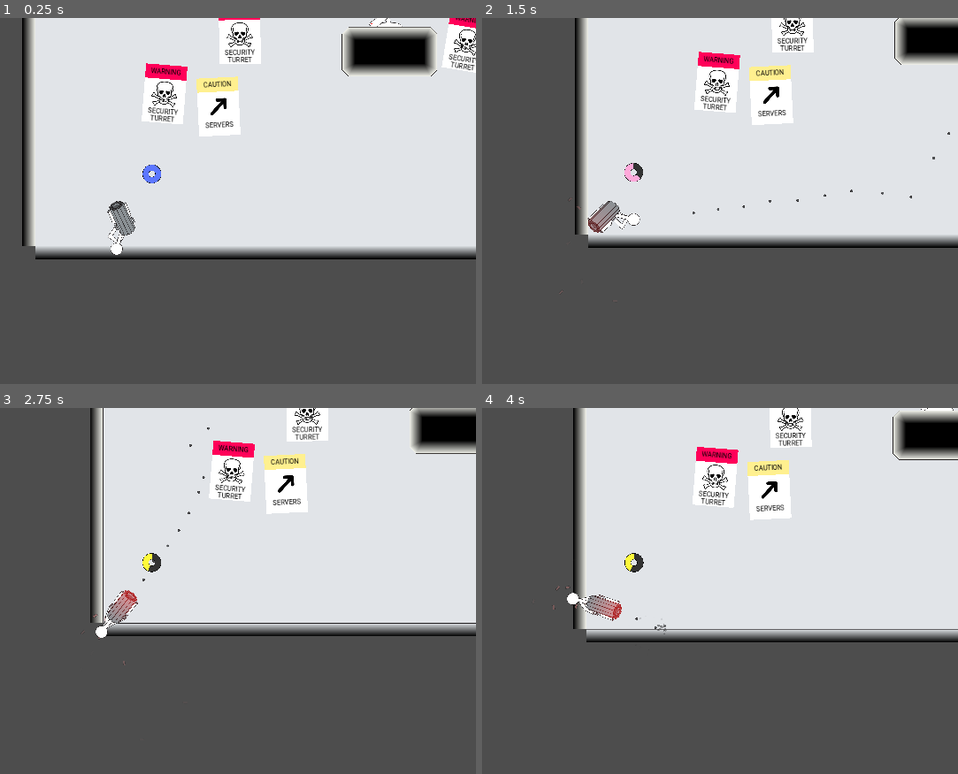
Above: before the commit, frames 1-4 (two rows, left to right).
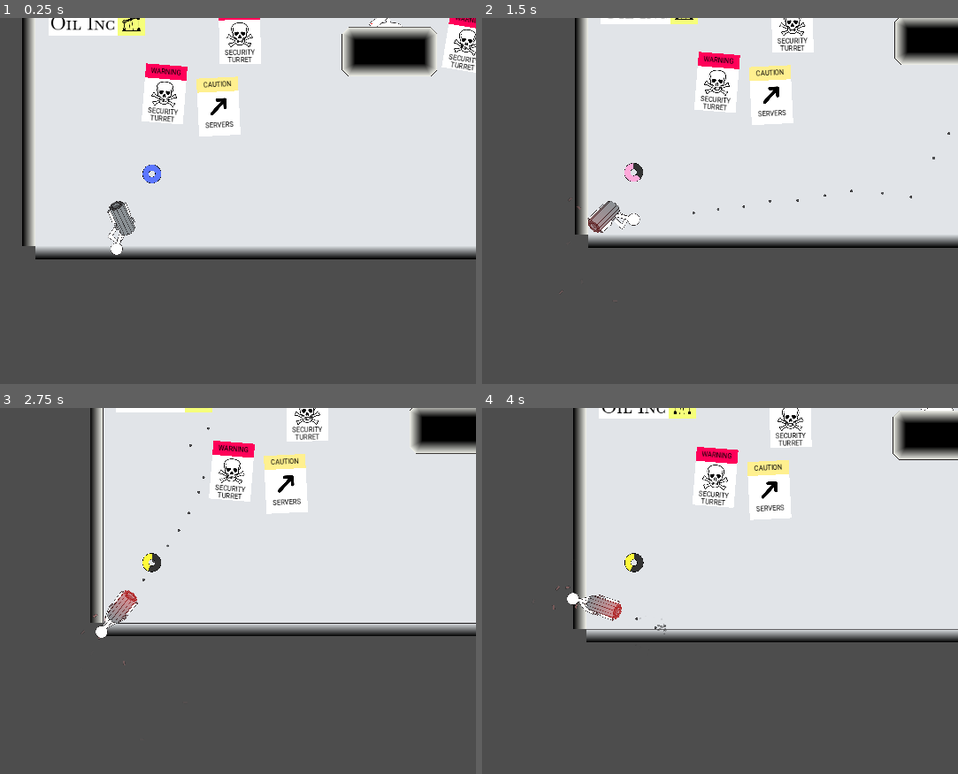
Above: after the commit, the same moments.

Repository: SmallConfusion/The-Gatler
Game: Godot game, scene res://scenes/levels/level_2.tscn
Same seed, same stepped clock (60 frames per second), same inputs: the game is played once before the commit and once after it. This scene is started directly instead of the project's main scene. The engine's default icon, where the game draws it, is replaced by a stand-in: a white triangle on a blue panel in a dark square. Sound files missing from this copy of the repository are replaced by a short silence.
Inputs (mouse positions are in pixels of both pictures, inside the frame that each line leads up to):
- Up to frame 1 (0.25 s): no input
- Up to frame 2 (1.5 s): move the mouse to (758, 197) at 0.52 s; press the mouse at (758, 197) at 0.53 s; move the mouse to (outside the picture) at 1.27 s; release the mouse at (outside the picture) at 1.28 s; click (outside the picture) at 1.35 s
- Up to frame 3 (2.75 s): move the mouse to (195, 517) at 2.02 s; press the mouse at (195, 517) at 2.03 s
- Up to frame 4 (4 s): move the mouse to (567, 686) at 2.77 s; release the mouse at (567, 686) at 2.78 s; click (567, 686) at 2.85 s; move the mouse to (815, 667) at 3.52 s; press the mouse at (815, 667) at 3.53 s

The runs differ from the first frame. In frame 1, 0.9% of the frame differs, in the area x 10-31%, y 0-5%; in frame 2, 0.3%; in frame 3, 0.2%; in frame 4, 0.6%.

Commit message:
Added oil inc poster

Diff:
--- a/src/scenes/levels/level_1.tscn
+++ b/src/scenes/levels/level_1.tscn
@@ -13,6 +13,7 @@
 [ext_resource type="PackedScene" uid="uid://4bw6yya3pyya" path="res://scenes/posters/warning_turret.tscn" id="11_v8m6e"]
 [ext_resource type="PackedScene" uid="uid://bwd68e7cawt2l" path="res://scenes/posters/servers.tscn" id="12_6nk0n"]
 [ext_resource type="FontFile" uid="uid://dsw6l3evyfltv" path="res://theme/fonts/ComicSans.ttf" id="12_a5g43"]
+[ext_resource type="PackedScene" uid="uid://bgon6e4kxahyh" path="res://scenes/oil_inc_poster.tscn" id="14_ofn04"]
 
 [sub_resource type="ShaderMaterial" id="ShaderMaterial_5qiua"]
 resource_local_to_scene = true
@@ -306,6 +307,8 @@
 position = Vector2(3113, -601)
 rotation = 0.0258624
 
+[node name="OilIncPoster" parent="." instance=ExtResource("14_ofn04")]
+
 [connection signal="killed" from="Servers/Death" to="FinishLevel" method="finish_level"]
 
 [editable path="Servers"]
--- a/src/scenes/levels/level_2.tscn
+++ b/src/scenes/levels/level_2.tscn
@@ -11,6 +11,7 @@
 [ext_resource type="PackedScene" uid="uid://jcoirmpjxq71" path="res://scenes/posters/direction_indicator.tscn" id="9_cx7hq"]
 [ext_resource type="PackedScene" uid="uid://4bw6yya3pyya" path="res://scenes/posters/warning_turret.tscn" id="10_iyyb8"]
 [ext_resource type="PackedScene" uid="uid://bwd68e7cawt2l" path="res://scenes/posters/servers.tscn" id="11_1lt5b"]
+[ext_resource type="PackedScene" uid="uid://bgon6e4kxahyh" path="res://scenes/oil_inc_poster.tscn" id="12_bclh2"]
 
 [sub_resource type="ShaderMaterial" id="ShaderMaterial_5qiua"]
 resource_local_to_scene = true
@@ -211,6 +212,9 @@
 
 [node name="Player" parent="." instance=ExtResource("1_gsxx8")]
 
+[node name="OilIncPoster" parent="." instance=ExtResource("12_bclh2")]
+position = Vector2(-169, -493)
+
 [connection signal="killed" from="Servers/Death" to="FinishLevel" method="finish_level"]
 
 [editable path="Servers"]
--- a/src/scenes/levels/level_3.tscn
+++ b/src/scenes/levels/level_3.tscn
@@ -31,6 +31,7 @@
 [ext_resource type="Script" path="res://scripts/components/screen_shake.gd" id="25_kgcmf"]
 [ext_resource type="Script" path="res://scripts/components/innocent_kill.gd" id="28_7ysjh"]
 [ext_resource type="PackedScene" uid="uid://bwgkcfmr5cutu" path="res://scenes/objects/enemies/cannon.tscn" id="30_lkucn"]
+[ext_resource type="PackedScene" uid="uid://bgon6e4kxahyh" path="res://scenes/oil_inc_poster.tscn" id="32_wr5f5"]
 
 [sub_resource type="ShaderMaterial" id="ShaderMaterial_5qiua"]
 resource_local_to_scene = true
@@ -580,14 +581,12 @@
 scale = Vector2(0.300001, 0.300001)
 rest = Transform2D(0.3, 0, 0, 0.3, 0, 65)
 editor_settings/show_bone_gizmo = false
-metadata/_local_pose_override_enabled_ = true
 
 [node name="UpperSpineBone2D" type="Bone2D" parent="Innocent/Skeleton2D/LowerSpineBone2D"]
 position = Vector2(0, -86.6667)
 rotation = -3.14159
 rest = Transform2D(-1, -4.44253e-06, 4.44253e-06, -1, 0, -86.6667)
 editor_settings/show_bone_gizmo = false
-metadata/_local_pose_override_enabled_ = true
 
 [node name="HeadBone2D" type="Bone2D" parent="Innocent/Skeleton2D/LowerSpineBone2D/UpperSpineBone2D"]
 position = Vector2(1.35896e-05, 90)
@@ -597,7 +596,6 @@
 length = 80.0
 bone_angle = -90.0
 editor_settings/show_bone_gizmo = false
-metadata/_local_pose_override_enabled_ = true
 
 [node name="Head" type="Sprite2D" parent="Innocent/Skeleton2D/LowerSpineBone2D/UpperSpineBone2D/HeadBone2D"]
 z_index = 1
@@ -609,7 +607,6 @@
 rotation = -2.07223
 rest = Transform2D(-0.707104, -0.707109, 0.707109, -0.707104, -0.256619, 76.1606)
 editor_settings/show_bone_gizmo = false
-metadata/_local_pose_override_enabled_ = true
 
 [node name="RightUpperArm" type="Sprite2D" parent="Innocent/Skeleton2D/LowerSpineBone2D/UpperSpineBone2D/RightUpperArmBone2D"]
 z_index = 2
@@ -624,7 +621,6 @@
 length = 90.0
 bone_angle = -90.0
 editor_settings/show_bone_gizmo = false
-metadata/_local_pose_override_enabled_ = true
 
 [node name="RightForearm" type="Sprite2D" parent="Innocent/Skeleton2D/LowerSpineBone2D/UpperSpineBone2D/RightUpperArmBone2D/RightForearmBone2D"]
 z_index = 2
@@ -636,7 +632,6 @@
 rotation = 2.0247
 rest = Transform2D(-0.707104, 0.70711, -0.70711, -0.707104, -0.256619, 76.1606)
 editor_settings/show_bone_gizmo = false
-metadata/_local_pose_override_enabled_ = true
 
 [node name="LeftUpperArm" type="Sprite2D" parent="Innocent/Skeleton2D/LowerSpineBone2D/UpperSpineBone2D/LeftUpperArmBone2D"]
 texture = ExtResource("11_0i5bo")
@@ -650,7 +645,6 @@
 length = 90.0
 bone_angle = 270.0
 editor_settings/show_bone_gizmo = false
-metadata/_local_pose_override_enabled_ = true
 
 [node name="LeftForearm" type="Sprite2D" parent="Innocent/Skeleton2D/LowerSpineBone2D/UpperSpineBone2D/LeftUpperArmBone2D/LeftForearmBone2D"]
 texture = ExtResource("12_ogji8")
@@ -665,7 +659,6 @@
 rotation = -0.785398
 rest = Transform2D(0.707107, -0.707107, 0.707107, 0.707107, 0.256631, -6.16057)
 editor_settings/show_bone_gizmo = false
-metadata/_local_pose_override_enabled_ = true
 
 [node name="LeftThigh" type="Sprite2D" parent="Innocent/Skeleton2D/LowerSpineBone2D/LeftThighBone2D"]
 texture = ExtResource("11_0i5bo")
@@ -679,7 +672,6 @@
 length = 90.0
 bone_angle = 270.0
 editor_settings/show_bone_gizmo = false
-metadata/_local_pose_override_enabled_ = true
 
 [node name="LeftLowerLeg" type="Sprite2D" parent="Innocent/Skeleton2D/LowerSpineBone2D/LeftThighBone2D/LeftLowerLegBone2D"]
 texture = ExtResource("12_ogji8")
@@ -690,7 +682,6 @@
 rotation = 0.785398
 rest = Transform2D(0.707107, 0.707107, -0.707107, 0.707107, 0.256631, -6.16057)
 editor_settings/show_bone_gizmo = false
-metadata/_local_pose_override_enabled_ = true
 
 [node name="RightThigh" type="Sprite2D" parent="Innocent/Skeleton2D/LowerSpineBone2D/RightThighBone2D"]
 z_index = 1
@@ -705,7 +696,6 @@
 length = 90.0
 bone_angle = -90.0
 editor_settings/show_bone_gizmo = false
-metadata/_local_pose_override_enabled_ = true
 
 [node name="RightLowerLeg" type="Sprite2D" parent="Innocent/Skeleton2D/LowerSpineBone2D/RightThighBone2D/RightLowerLegBone2D"]
 z_index = 1
@@ -813,14 +803,12 @@
 scale = Vector2(0.300001, 0.300001)
 rest = Transform2D(0.3, 0, 0, 0.3, 0, 65)
 editor_settings/show_bone_gizmo = false
-metadata/_local_pose_override_enabled_ = true
 
 [node name="UpperSpineBone2D" type="Bone2D" parent="Innocent2/Skeleton2D/LowerSpineBone2D"]
 position = Vector2(0, -86.6667)
 rotation = -3.14159
 rest = Transform2D(-1, -4.44253e-06, 4.44253e-06, -1, 0, -86.6667)
 editor_settings/show_bone_gizmo = false
-metadata/_local_pose_override_enabled_ = true
 
 [node name="HeadBone2D" type="Bone2D" parent="Innocent2/Skeleton2D/LowerSpineBone2D/UpperSpineBone2D"]
 position = Vector2(1.35896e-05, 90)
@@ -830,7 +818,6 @@
 length = 80.0
 bone_angle = -90.0
 editor_settings/show_bone_gizmo = false
-metadata/_local_pose_override_enabled_ = true
 
 [node name="Head" type="Sprite2D" parent="Innocent2/Skeleton2D/LowerSpineBone2D/UpperSpineBone2D/HeadBone2D"]
 z_index = 1
@@ -842,7 +829,6 @@
 rotation = -2.07223
 rest = Transform2D(-0.707104, -0.707109, 0.707109, -0.707104, -0.256619, 76.1606)
 editor_settings/show_bone_gizmo = false
-metadata/_local_pose_override_enabled_ = true
 
 [node name="RightUpperArm" type="Sprite2D" parent="Innocent2/Skeleton2D/LowerSpineBone2D/UpperSpineBone2D/RightUpperArmBone2D"]
 z_index = 2
@@ -857,7 +843,6 @@
 length = 90.0
 bone_angle = -90.0
 editor_settings/show_bone_gizmo = false
-metadata/_local_pose_override_enabled_ = true
 
 [node name="RightForearm" type="Sprite2D" parent="Innocent2/Skeleton2D/LowerSpineBone2D/UpperSpineBone2D/RightUpperArmBone2D/RightForearmBone2D"]
 z_index = 2
@@ -869,7 +854,6 @@
 rotation = 2.0247
 rest = Transform2D(-0.707104, 0.70711, -0.70711, -0.707104, -0.256619, 76.1606)
 editor_settings/show_bone_gizmo = false
-metadata/_local_pose_override_enabled_ = true
 
 [node name="LeftUpperArm" type="Sprite2D" parent="Innocent2/Skeleton2D/LowerSpineBone2D/UpperSpineBone2D/LeftUpperArmBone2D"]
 texture = ExtResource("11_0i5bo")
@@ -883,7 +867,6 @@
 length = 90.0
 bone_angle = 270.0
 editor_settings/show_bone_gizmo = false
-metadata/_local_pose_override_enabled_ = true
 
 [node name="LeftForearm" type="Sprite2D" parent="Innocent2/Skeleton2D/LowerSpineBone2D/UpperSpineBone2D/LeftUpperArmBone2D/LeftForearmBone2D"]
 texture = ExtResource("12_ogji8")
@@ -898,7 +881,6 @@
 rotation = -0.785398
 rest = Transform2D(0.707107, -0.707107, 0.707107, 0.707107, 0.256631, -6.16057)
 editor_settings/show_bone_gizmo = false
-metadata/_local_pose_override_enabled_ = true
 
 [node name="LeftThigh" type="Sprite2D" parent="Innocent2/Skeleton2D/LowerSpineBone2D/LeftThighBone2D"]
 texture = ExtResource("11_0i5bo")
@@ -912,7 +894,6 @@
 length = 90.0
 bone_angle = 270.0
 editor_settings/show_bone_gizmo = false
-metadata/_local_pose_override_enabled_ = true
 
 [node name="LeftLowerLeg" type="Sprite2D" parent="Innocent2/Skeleton2D/LowerSpineBone2D/LeftThighBone2D/LeftLowerLegBone2D"]
 texture = ExtResource("12_ogji8")
@@ -923,7 +904,6 @@
 rotation = 0.785398
 rest = Transform2D(0.707107, 0.707107, -0.707107, 0.707107, 0.256631, -6.16057)
 editor_settings/show_bone_gizmo = false
-metadata/_local_pose_override_enabled_ = true
 
 [node name="RightThigh" type="Sprite2D" parent="Innocent2/Skeleton2D/LowerSpineBone2D/RightThighBone2D"]
 z_index = 1
@@ -938,7 +918,6 @@
 length = 90.0
 bone_angle = -90.0
 editor_settings/show_bone_gizmo = false
-metadata/_local_pose_override_enabled_ = true
 
 [node name="RightLowerLeg" type="Sprite2D" parent="Innocent2/Skeleton2D/LowerSpineBone2D/RightThighBone2D/RightLowerLegBone2D"]
 z_index = 1
@@ -1046,14 +1025,12 @@
 scale = Vector2(0.300001, 0.300001)
 rest = Transform2D(0.3, 0, 0, 0.3, 0, 65)
 editor_settings/show_bone_gizmo = false
-metadata/_local_pose_override_enabled_ = true
 
 [node name="UpperSpineBone2D" type="Bone2D" parent="Innocent3/Skeleton2D/LowerSpineBone2D"]
 position = Vector2(0, -86.6667)
 rotation = -3.14159
 rest = Transform2D(-1, -4.44253e-06, 4.44253e-06, -1, 0, -86.6667)
 editor_settings/show_bone_gizmo = false
-metadata/_local_pose_override_enabled_ = true
 
 [node name="HeadBone2D" type="Bone2D" parent="Innocent3/Skeleton2D/LowerSpineBone2D/UpperSpineBone2D"]
 position = Vector2(1.35896e-05, 90)
@@ -1063,7 +1040,6 @@
 length = 80.0
 bone_angle = -90.0
 editor_settings/show_bone_gizmo = false
-metadata/_local_pose_override_enabled_ = true
 
 [node name="Head" type="Sprite2D" parent="Innocent3/Skeleton2D/LowerSpineBone2D/UpperSpineBone2D/HeadBone2D"]
 z_index = 1
@@ -1075,7 +1051,6 @@
 rotation = -2.07223
 rest = Transform2D(-0.707104, -0.707109, 0.707109, -0.707104, -0.256619, 76.1606)
 editor_settings/show_bone_gizmo = false
-metadata/_local_pose_override_enabled_ = true
 
 [node name="RightUpperArm" type="Sprite2D" parent="Innocent3/Skeleton2D/LowerSpineBone2D/UpperSpineBone2D/RightUpperArmBone2D"]
 z_index = 2
@@ -1090,7 +1065,6 @@
 length = 90.0
 bone_angle = -90.0
 editor_settings/show_bone_gizmo = false
-metadata/_local_pose_override_enabled_ = true
 
 [node name="RightForearm" type="Sprite2D" parent="Innocent3/Skeleton2D/LowerSpineBone2D/UpperSpineBone2D/RightUpperArmBone2D/RightForearmBone2D"]
 z_index = 2
@@ -1102,7 +1076,6 @@
 rotation = 2.0247
 rest = Transform2D(-0.707104, 0.70711, -0.70711, -0.707104, -0.256619, 76.1606)
 editor_settings/show_bone_gizmo = false
-metadata/_local_pose_override_enabled_ = true
 
 [node name="LeftUpperArm" type="Sprite2D" parent="Innocent3/Skeleton2D/LowerSpineBone2D/UpperSpineBone2D/LeftUpperArmBone2D"]
 texture = ExtResource("11_0i5bo")
@@ -1116,7 +1089,6 @@
 length = 90.0
 bone_angle = 270.0
 editor_settings/show_bone_gizmo = false
-metadata/_local_pose_override_enabled_ = true
 
 [node name="LeftForearm" type="Sprite2D" parent="Innocent3/Skeleton2D/LowerSpineBone2D/UpperSpineBone2D/LeftUpperArmBone2D/LeftForearmBone2D"]
 texture = ExtResource("12_ogji8")
@@ -1131,7 +1103,6 @@
 rotation = -0.785398
 rest = Transform2D(0.707107, -0.707107, 0.707107, 0.707107, 0.256631, -6.16057)
 editor_settings/show_bone_gizmo = false
-metadata/_local_pose_override_enabled_ = true
 
 [node name="LeftThigh" type="Sprite2D" parent="Innocent3/Skeleton2D/LowerSpineBone2D/LeftThighBone2D"]
 texture = ExtResource("11_0i5bo")
@@ -1145,7 +1116,6 @@
 length = 90.0
 bone_angle = 270.0
 editor_settings/show_bone_gizmo = false
-metadata/_local_pose_override_enabled_ = true
 
 [node name="LeftLowerLeg" type="Sprite2D" parent="Innocent3/Skeleton2D/LowerSpineBone2D/LeftThighBone2D/LeftLowerLegBone2D"]
 texture = ExtResource("12_ogji8")
@@ -1156,7 +1126,6 @@
 rotation = 0.785398
 rest = Transform2D(0.707107, 0.707107, -0.707107, 0.707107, 0.256631, -6.16057)
 editor_settings/show_bone_gizmo = false
-metadata/_local_pose_override_enabled_ = true
 
 [node name="RightThigh" type="Sprite2D" parent="Innocent3/Skeleton2D/LowerSpineBone2D/RightThighBone2D"]
 z_index = 1
@@ -1171,7 +1140,6 @@
 length = 90.0
 bone_angle = -90.0
 editor_settings/show_bone_gizmo = false
-metadata/_local_pose_override_enabled_ = true
 
 [node name="RightLowerLeg" type="Sprite2D" parent="Innocent3/Skeleton2D/LowerSpineBone2D/RightThighBone2D/RightLowerLegBone2D"]
 z_index = 1
@@ -1279,14 +1247,12 @@
 scale = Vector2(0.300001, 0.300001)
 rest = Transform2D(0.3, 0, 0, 0.3, 0, 65)
 editor_settings/show_bone_gizmo = false
-metadata/_local_pose_override_enabled_ = true
 
 [node name="UpperSpineBone2D" type="Bone2D" parent="Innocent4/Skeleton2D/LowerSpineBone2D"]
 position = Vector2(0, -86.6667)
 rotation = -3.14159
 rest = Transform2D(-1, -4.44253e-06, 4.44253e-06, -1, 0, -86.6667)
 editor_settings/show_bone_gizmo = false
-metadata/_local_pose_override_enabled_ = true
 
 [node name="HeadBone2D" type="Bone2D" parent="Innocent4/Skeleton2D/LowerSpineBone2D/UpperSpineBone2D"]
 position = Vector2(1.35896e-05, 90)
@@ -1296,7 +1262,6 @@
 length = 80.0
 bone_angle = -90.0
 editor_settings/show_bone_gizmo = false
-metadata/_local_pose_override_enabled_ = true
 
 [node name="Head" type="Sprite2D" parent="Innocent4/Skeleton2D/LowerSpineBone2D/UpperSpineBone2D/HeadBone2D"]
 z_index = 1
@@ -1308,7 +1273,6 @@
 rotation = -2.07223
 rest = Transform2D(-0.707104, -0.707109, 0.707109, -0.707104, -0.256619, 76.1606)
 editor_settings/show_bone_gizmo = false
-metadata/_local_pose_override_enabled_ = true
 
 [node name="RightUpperArm" type="Sprite2D" parent="Innocent4/Skeleton2D/LowerSpineBone2D/UpperSpineBone2D/RightUpperArmBone2D"]
 z_index = 2
@@ -1323,7 +1287,6 @@
 length = 90.0
 bone_angle = -90.0
 editor_settings/show_bone_gizmo = false
-metadata/_local_pose_override_enabled_ = true
 
 [node name="RightForearm" type="Sprite2D" parent="Innocent4/Skeleton2D/LowerSpineBone2D/UpperSpineBone2D/RightUpperArmBone2D/RightForearmBone2D"]
 z_index = 2
@@ -1335,7 +1298,6 @@
 rotation = 2.0247
 rest = Transform2D(-0.707104, 0.70711, -0.70711, -0.707104, -0.256619, 76.1606)
 editor_settings/show_bone_gizmo = false
-metadata/_local_pose_override_enabled_ = true
 
 [node name="LeftUpperArm" type="Sprite2D" parent="Innocent4/Skeleton2D/LowerSpineBone2D/UpperSpineBone2D/LeftUpperArmBone2D"]
 texture = ExtResource("11_0i5bo")
@@ -1349,7 +1311,6 @@
 length = 90.0
 bone_angle = 270.0
 editor_settings/show_bone_gizmo = false
-metadata/_local_pose_override_enabled_ = true
 
 [node name="LeftForearm" type="Sprite2D" parent="Innocent4/Skeleton2D/LowerSpineBone2D/UpperSpineBone2D/LeftUpperArmBone2D/LeftForearmBone2D"]
 texture = ExtResource("12_ogji8")
@@ -1364,7 +1325,6 @@
 rotation = -0.785398
 rest = Transform2D(0.707107, -0.707107, 0.707107, 0.707107, 0.256631, -6.16057)
 editor_settings/show_bone_gizmo = false
-metadata/_local_pose_override_enabled_ = true
 
 [node name="LeftThigh" type="Sprite2D" parent="Innocent4/Skeleton2D/LowerSpineBone2D/LeftThighBone2D"]
 texture = ExtResource("11_0i5bo")
@@ -1378,7 +1338,6 @@
 length = 90.0
 bone_angle = 270.0
 editor_settings/show_bone_gizmo = false
-metadata/_local_pose_override_enabled_ = true
 
 [node name="LeftLowerLeg" type="Sprite2D" parent="Innocent4/Skeleton2D/LowerSpineBone2D/LeftThighBone2D/LeftLowerLegBone2D"]
 texture = ExtResource("12_ogji8")
@@ -1389,7 +1348,6 @@
 rotation = 0.785398
 rest = Transform2D(0.707107, 0.707107, -0.707107, 0.707107, 0.256631, -6.16057)
 editor_settings/show_bone_gizmo = false
-metadata/_local_pose_override_enabled_ = true
 
 [node name="RightThigh" type="Sprite2D" parent="Innocent4/Skeleton2D/LowerSpineBone2D/RightThighBone2D"]
 z_index = 1
@@ -1404,7 +1362,6 @@
 length = 90.0
 bone_angle = -90.0
 editor_settings/show_bone_gizmo = false
-metadata/_local_pose_override_enabled_ = true
 
 [node name="RightLowerLeg" type="Sprite2D" parent="Innocent4/Skeleton2D/LowerSpineBone2D/RightThighBone2D/RightLowerLegBone2D"]
 z_index = 1
@@ -1545,14 +1502,12 @@
 scale = Vector2(0.300001, 0.300001)
 rest = Transform2D(0.3, 0, 0, 0.3, 0, 65)
 editor_settings/show_bone_gizmo = false
-metadata/_local_pose_override_enabled_ = true
 
 [node name="UpperSpineBone2D" type="Bone2D" parent="Innocent5/Skeleton2D/LowerSpineBone2D"]
 position = Vector2(0, -86.6667)
 rotation = -3.14159
 rest = Transform2D(-1, -4.44253e-06, 4.44253e-06, -1, 0, -86.6667)
 editor_settings/show_bone_gizmo = false
-metadata/_local_pose_override_enabled_ = true
 
 [node name="HeadBone2D" type="Bone2D" parent="Innocent5/Skeleton2D/LowerSpineBone2D/UpperSpineBone2D"]
 position = Vector2(1.35896e-05, 90)
@@ -1562,7 +1517,6 @@
 length = 80.0
 bone_angle = -90.0
 editor_settings/show_bone_gizmo = false
-metadata/_local_pose_override_enabled_ = true
 
 [node name="Head" type="Sprite2D" parent="Innocent5/Skeleton2D/LowerSpineBone2D/UpperSpineBone2D/HeadBone2D"]
 z_index = 1
@@ -1574,7 +1528,6 @@
 rotation = -2.07223
 rest = Transform2D(-0.707104, -0.707109, 0.707109, -0.707104, -0.256619, 76.1606)
 editor_settings/show_bone_gizmo = false
-metadata/_local_pose_override_enabled_ = true
 
 [node name="RightUpperArm" type="Sprite2D" parent="Innocent5/Skeleton2D/LowerSpineBone2D/UpperSpineBone2D/RightUpperArmBone2D"]
 z_index = 2
@@ -1589,7 +1542,6 @@
 length = 90.0
 bone_angle = -90.0
 editor_settings/show_bone_gizmo = false
-metadata/_local_pose_override_enabled_ = true
 
 [node name="RightForearm" type="Sprite2D" parent="Innocent5/Skeleton2D/LowerSpineBone2D/UpperSpineBone2D/RightUpperArmBone2D/RightForearmBone2D"]
 z_index = 2
@@ -1601,7 +1553,6 @@
 rotation = 2.0247
 rest = Transform2D(-0.707104, 0.70711, -0.70711, -0.707104, -0.256619, 76.1606)
 editor_settings/show_bone_gizmo = false
-metadata/_local_pose_override_enabled_ = true
 
 [node name="LeftUpperArm" type="Sprite2D" parent="Innocent5/Skeleton2D/LowerSpineBone2D/UpperSpineBone2D/LeftUpperArmBone2D"]
 texture = ExtResource("11_0i5bo")
@@ -1615,7 +1566,6 @@
 length = 90.0
 bone_angle = 270.0
 editor_settings/show_bone_gizmo = false
-metadata/_local_pose_override_enabled_ = true
 
 [node name="LeftForearm" type="Sprite2D" parent="Innocent5/Skeleton2D/LowerSpineBone2D/UpperSpineBone2D/LeftUpperArmBone2D/LeftForearmBone2D"]
 texture = ExtResource("12_ogji8")
@@ -1630,7 +1580,6 @@
 rotation = -0.785398
 rest = Transform2D(0.707107, -0.707107, 0.707107, 0.707107, 0.256631, -6.16057)
 editor_settings/show_bone_gizmo = false
-metadata/_local_pose_override_enabled_ = true
 
 [node name="LeftThigh" type="Sprite2D" parent="Innocent5/Skeleton2D/LowerSpineBone2D/LeftThighBone2D"]
 texture = ExtResource("11_0i5bo")
@@ -1644,7 +1593,6 @@
 length = 90.0
 bone_angle = 270.0
 editor_settings/show_bone_gizmo = false
-metadata/_local_pose_override_enabled_ = true
 
 [node name="LeftLowerLeg" type="Sprite2D" parent="Innocent5/Skeleton2D/LowerSpineBone2D/LeftThighBone2D/LeftLowerLegBone2D"]
 texture = ExtResource("12_ogji8")
@@ -1655,7 +1603,6 @@
 rotation = 0.785398
 rest = Transform2D(0.707107, 0.707107, -0.707107, 0.707107, 0.256631, -6.16057)
 editor_settings/show_bone_gizmo = false
-metadata/_local_pose_override_enabled_ = true
 
 [node name="RightThigh" type="Sprite2D" parent="Innocent5/Skeleton2D/LowerSpineBone2D/RightThighBone2D"]
 z_index = 1
@@ -1670,7 +1617,6 @@
 length = 90.0
 bone_angle = -90.0
 editor_settings/show_bone_gizmo = false
-metadata/_local_pose_override_enabled_ = true
 
 [node name="RightLowerLeg" type="Sprite2D" parent="Innocent5/Skeleton2D/LowerSpineBone2D/RightThighBone2D/RightLowerLegBone2D"]
 z_index = 1
@@ -1766,6 +1712,9 @@
 script = ExtResource("28_7ysjh")
 
 [node name="Player" parent="." instance=ExtResource("1_2b5wi")]
+
+[node name="OilIncPoster" parent="." instance=ExtResource("32_wr5f5")]
+position = Vector2(-135, -562)
 
 [connection signal="killed" from="Servers/Death" to="FinishLevel" method="finish_level"]
 [connection signal="killed" from="Innocent/Death" to="Innocent/ParticleEmitter" method="emit"]
--- /dev/null
+++ b/src/scenes/oil_inc_poster.tscn
@@ -0,0 +1,34 @@
+[gd_scene load_steps=3 format=3 uid="uid://bgon6e4kxahyh"]
+
+[ext_resource type="Texture2D" uid="uid://b7tyi58ob0fv2" path="res://sprites/oil_rig.svg" id="1_esp8l"]
+[ext_resource type="FontFile" uid="uid://cd0fb1va6a375" path="res://theme/fonts/BaskervvilleSC-Regular.ttf" id="2_loh14"]
+
+[node name="OilIncPoster" type="Node2D"]
+position = Vector2(161, 119)
+
+[node name="ColorRect" type="ColorRect" parent="."]
+offset_left = -9.0
+offset_right = 224.0
+offset_bottom = 66.0
+
+[node name="ColorRect2" type="ColorRect" parent="."]
+offset_left = 158.0
+offset_right = 224.0
+offset_bottom = 66.0
+color = Color(0.965333, 1, 0.48, 1)
+
+[node name="OilRig" type="Sprite2D" parent="."]
+position = Vector2(192, 40)
+scale = Vector2(0.472727, 0.472727)
+texture = ExtResource("1_esp8l")
+
+[node name="Label" type="Label" parent="."]
+offset_left = -9.0
+offset_top = 3.0
+offset_right = 158.0
+offset_bottom = 69.0
+theme_override_fonts/font = ExtResource("2_loh14")
+theme_override_font_sizes/font_size = 48
+text = "Oil Inc"
+horizontal_alignment = 1
+vertical_alignment = 1
Not shown: 1 places in src/scenes/levels/level_1.tscn that only renumber resources
Not shown: 1 places in src/scenes/levels/level_2.tscn that only renumber resources
Not shown: 1 places in src/scenes/levels/level_3.tscn that only renumber resources
Binary file added: src/theme/fonts/BaskervvilleSC-Regular.ttf
Not shown, added: src/theme/fonts/BaskervvilleSC-Regular.ttf.import
